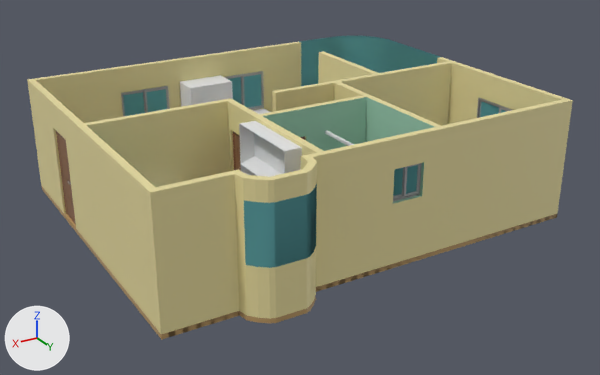
An edit to the Blender file 5 semestre/Apartamento.blend, drawn before and after from the same camera.
Both versions are drawn from a 50 mm camera at (7.6, 19.8, 7.88) aimed at (-1.11, 5.27, 0.61). The lights are fixed; the arrows at lower left show +X, +Y and +Z.

Objects in the first picture: 'Door', 'Window.L', 'Window.L.001', 'Window.L.002', 'Window.L.003', 'Window.R', 'Window.R.001', 'Window.R.002', 'Window.R.003', 'estande escritorio', 'geladeira', 'paredes', 'piso'.
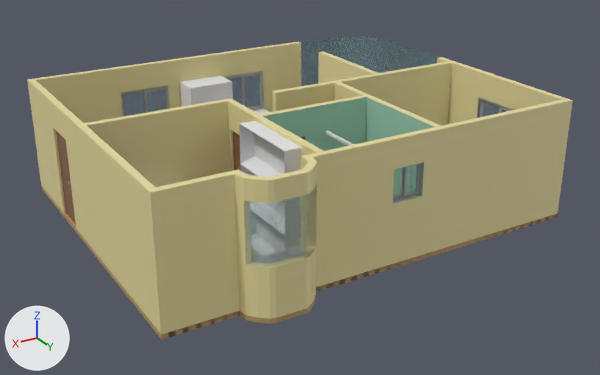
Boxes [x1, y1, x2, y2] around the edits, measured in the pictures (600 x 375 px):
'paredes', recoloured
    both: [122, 36, 507, 271]
'Window.R.002', recoloured
    both: [241, 73, 263, 109]
'Window.R', recoloured
    both: [144, 88, 168, 113]
'Window.L.003', recoloured
    both: [403, 163, 420, 197]
'Window.L.001', recoloured
    both: [123, 91, 146, 116]
'Window.R.003', recoloured
    both: [393, 167, 404, 199]
'Window.L.002', recoloured
    both: [228, 76, 242, 104]
'Window.L', recoloured
    both: [478, 100, 499, 118]
'Window.R.001', recoloured
    both: [499, 107, 507, 113]

What changed in the scene script:
```text
Change mat_vidro:
    remove n1 = _N.new('ShaderNodeBsdfPrincipled'); n1.name = 'Principled BSDF'
    remove n1.inputs[0].default_value = (0.125, 0.423, 0.445, 1.0)  # 'Base Color', cyan #63aeb2
    remove n1.inputs[1].default_value = 0.4  # 'Metallic'
    add n1 = _N.new('ShaderNodeBsdfPrincipled'); n1.name = 'Principled BSDF'
    add n1.inputs[0].default_value = (0.23, 0.431, 0.457, 1.0)  # 'Base Color', cyan #84afb4
    add n1.inputs[1].default_value = 0.223  # 'Metallic'
    add n1.inputs[2].default_value = 0.369  # 'Roughness'
    add n1.inputs[4].default_value = 0.309  # 'Alpha'
```
